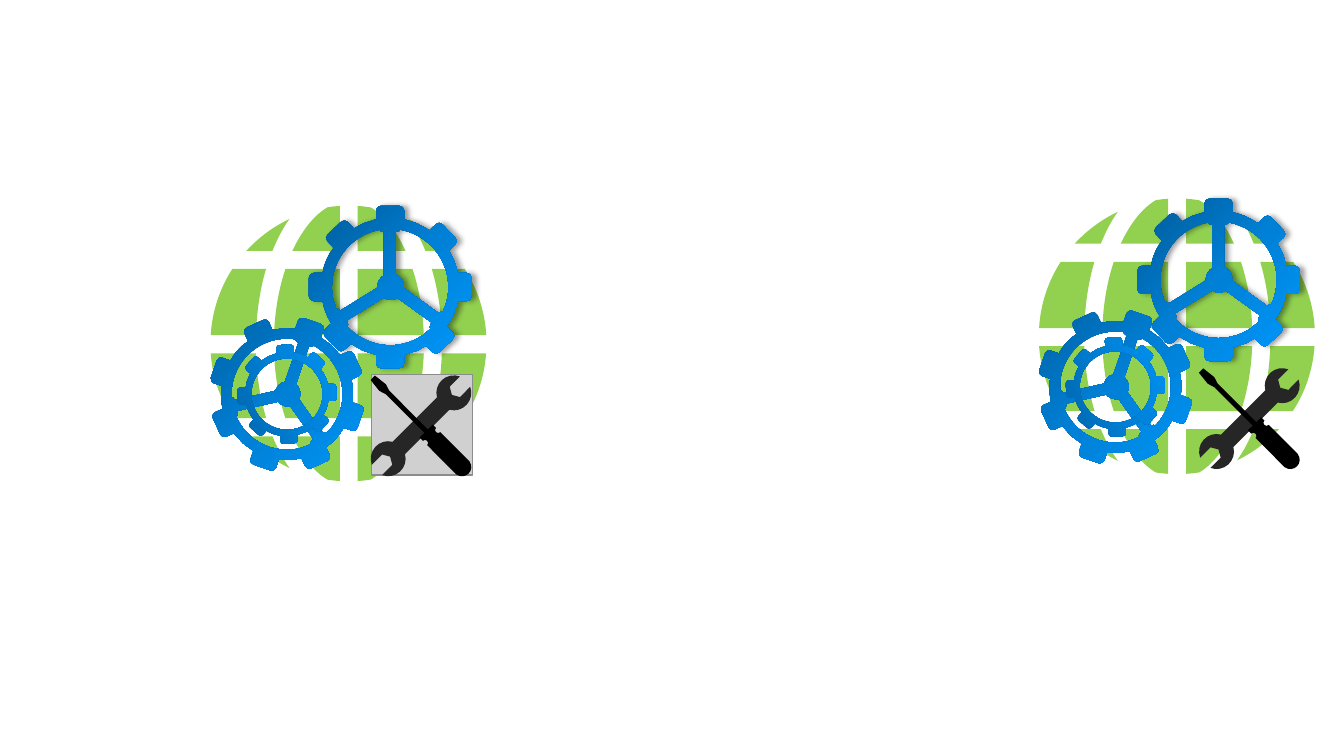
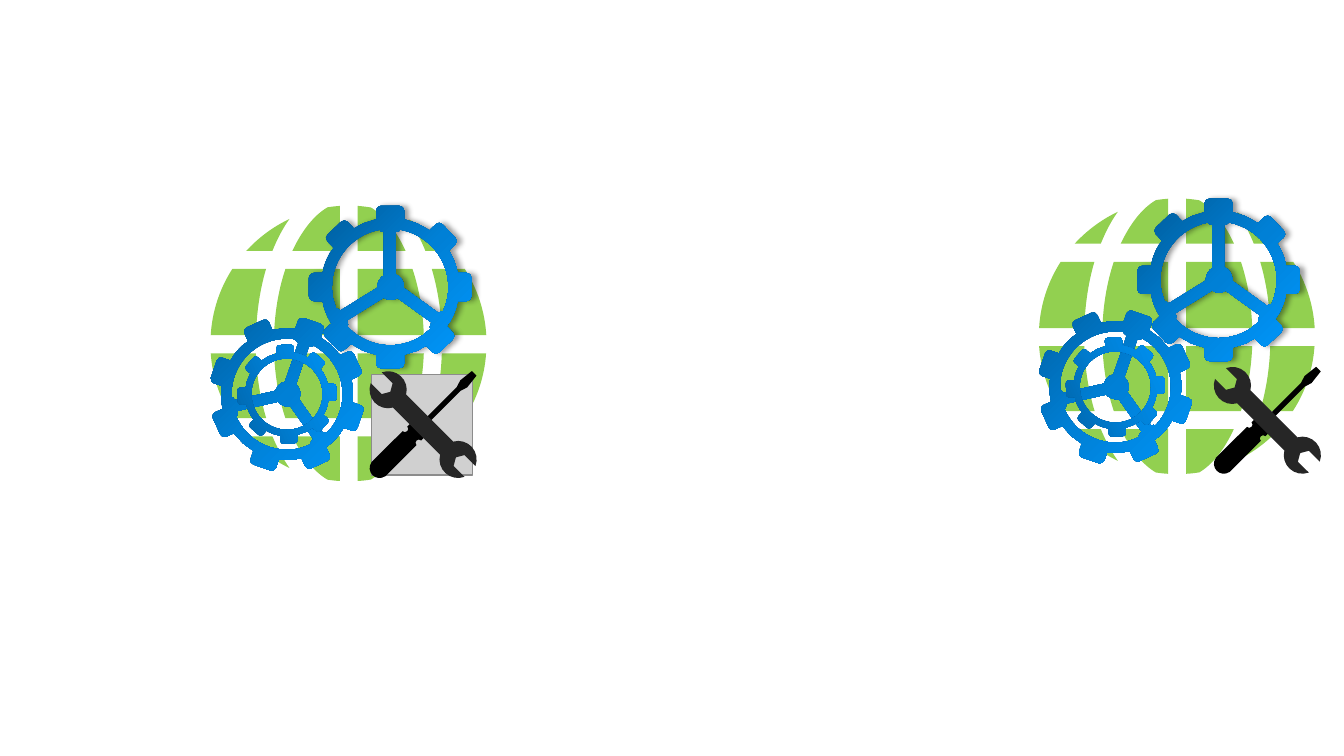
Before and after one commit to ZhiLing-xchy/MinecraftApiToolbox, a slide deck: slide 2 of icons/MinecraftApiToolbox.ico.pptx. Drawn at 1344x756 pixels with LibreOffice and Linux fonts; fonts in the diff are those of the drawing; grey boxes stand for pictures. Boxes give left, top, right and bottom in pixels: in the first picture for what was removed or moved away, otherwise in the second. Text is boxed around its words. In the diff, an @@ line names an element or a change of style, - is before the commit and + after.

```diff
--- a/icons/MinecraftApiToolbox.ico.pptx
+++ b/icons/MinecraftApiToolbox.ico.pptx
@@ freeform shape at <box>370,371,477,478</box>: rotation 0 to 90 degrees; outline redrawn @@
@@ freeform shape at <box>370,371,477,478</box>: rotation 270 to 0 degrees; outline redrawn @@
@@ freeform shape at <box>1214,367,1321,474</box>: rotation 0 to 90 degrees; outline redrawn @@
@@ freeform shape at <box>1214,367,1321,474</box>: rotation 270 to 0 degrees; outline redrawn @@
```
Also in this commit, not shown: 1 other slide changed, 12 other files.
